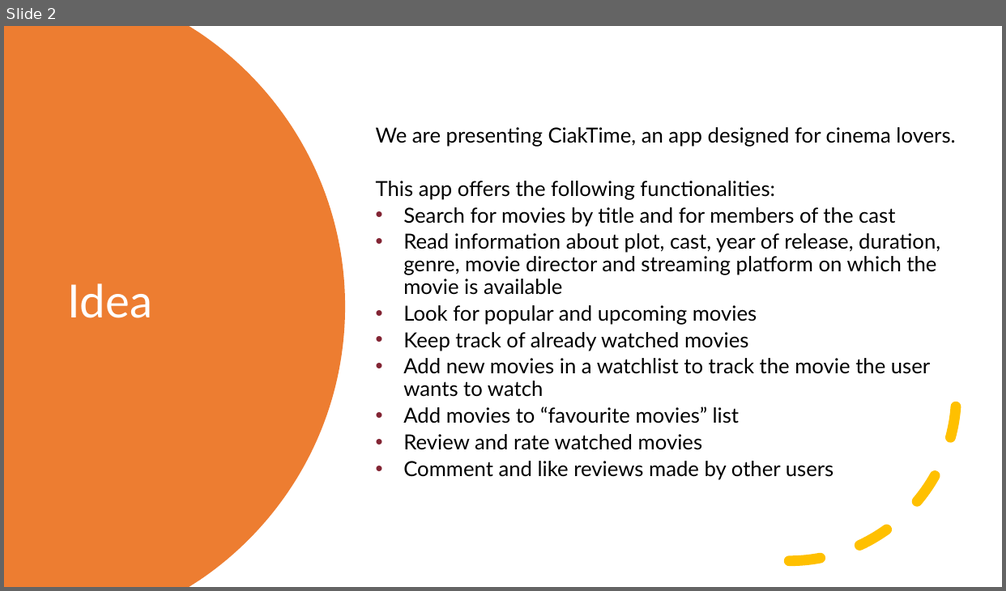
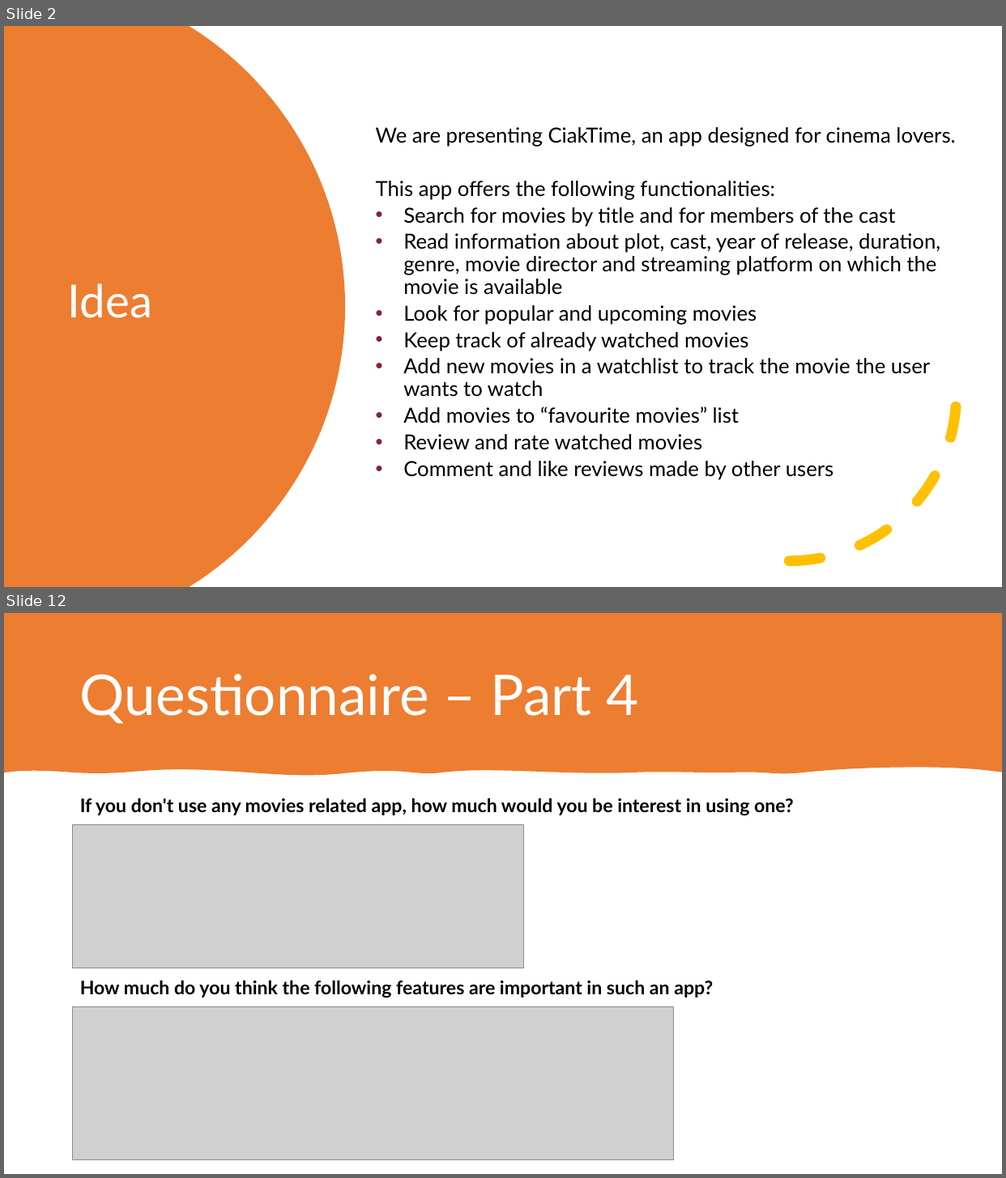
Before and after one commit to mauroficorella/Human-Computer-Interaction, a slide deck: Documentazione/Presentazione HCI.pptx. Shown one above the other, each under a label of ours: slide 2 before the commit, slides 2 and 12 after it; the slides between them are not shown. The pictures are 1006x591 and 1006x1178 pixels, drawn with LibreOffice and Linux fonts; fonts in the diff are those of the drawing; grey boxes stand for pictures. Boxes give left, top, right and bottom in pixels: in the first picture for what was removed or moved away, otherwise in the second. Text is boxed around its words. In the diff, an @@ line names an element or a change of style, - is before the commit and + after.

```diff
--- a/Documentazione/Presentazione HCI.pptx
+++ b/Documentazione/Presentazione HCI.pptx
@@ slide 12 added at <box>4,613,1002,1174</box>, background #FFFFFF @@
@@ freeform shape added at <box>4,613,1002,776</box>, fill #ED7D31 @@
@@ title added at <box>80,674,638,724</box>, 54 pt, text #FFFFFF @@
+Questionnaire – Part 4
@@ text added at <box>80,798,794,815</box>, 18 pt, text #000000, bold @@
+If you don't use any movies related app, how much would you be interest in using one?
@@ picture added at <box>73,825,524,969</box> @@
@@ text added at <box>80,980,713,998</box>, 18 pt, text #000000, bold @@
+How much do you think the following features are important in such an app?
@@ picture added at <box>73,1007,674,1161</box> @@
```
Also in this commit, not shown: 3 slides changed, 15 other slides added, 3 other files.
